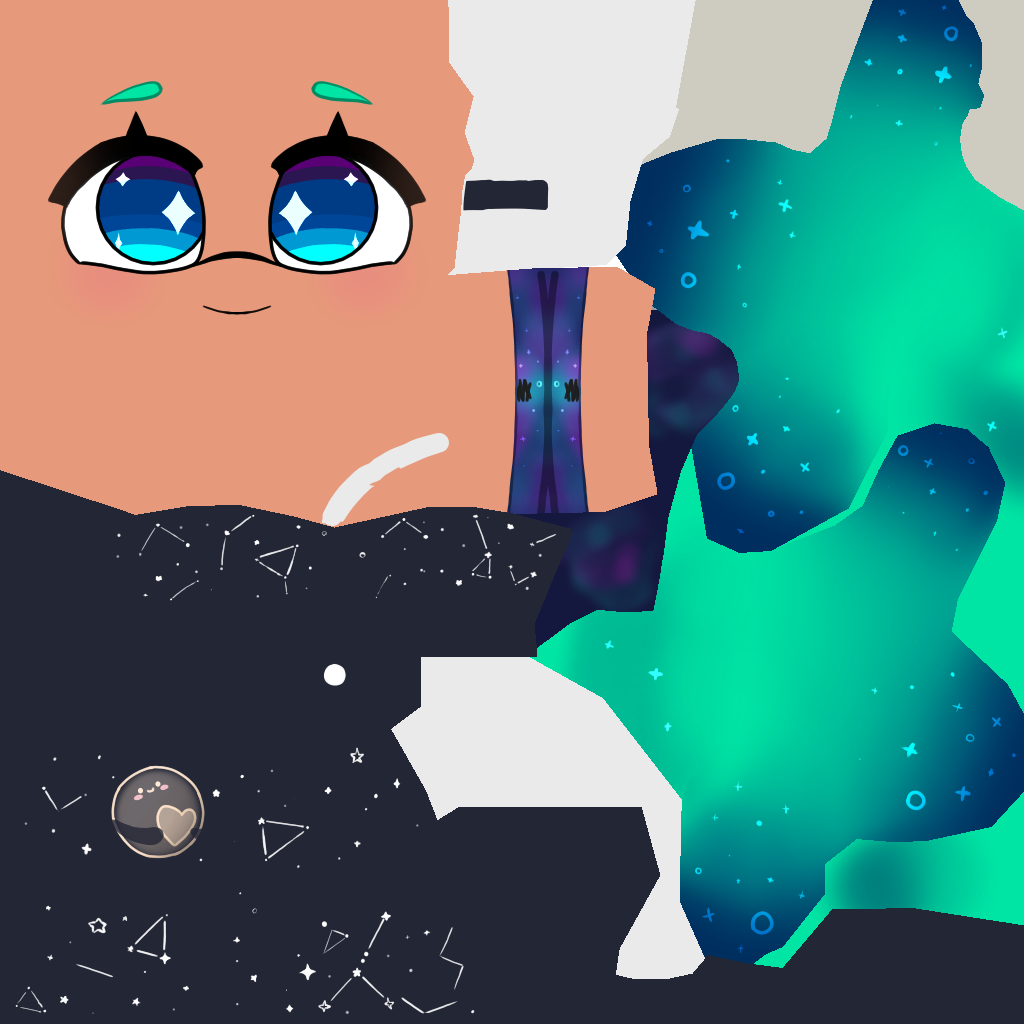
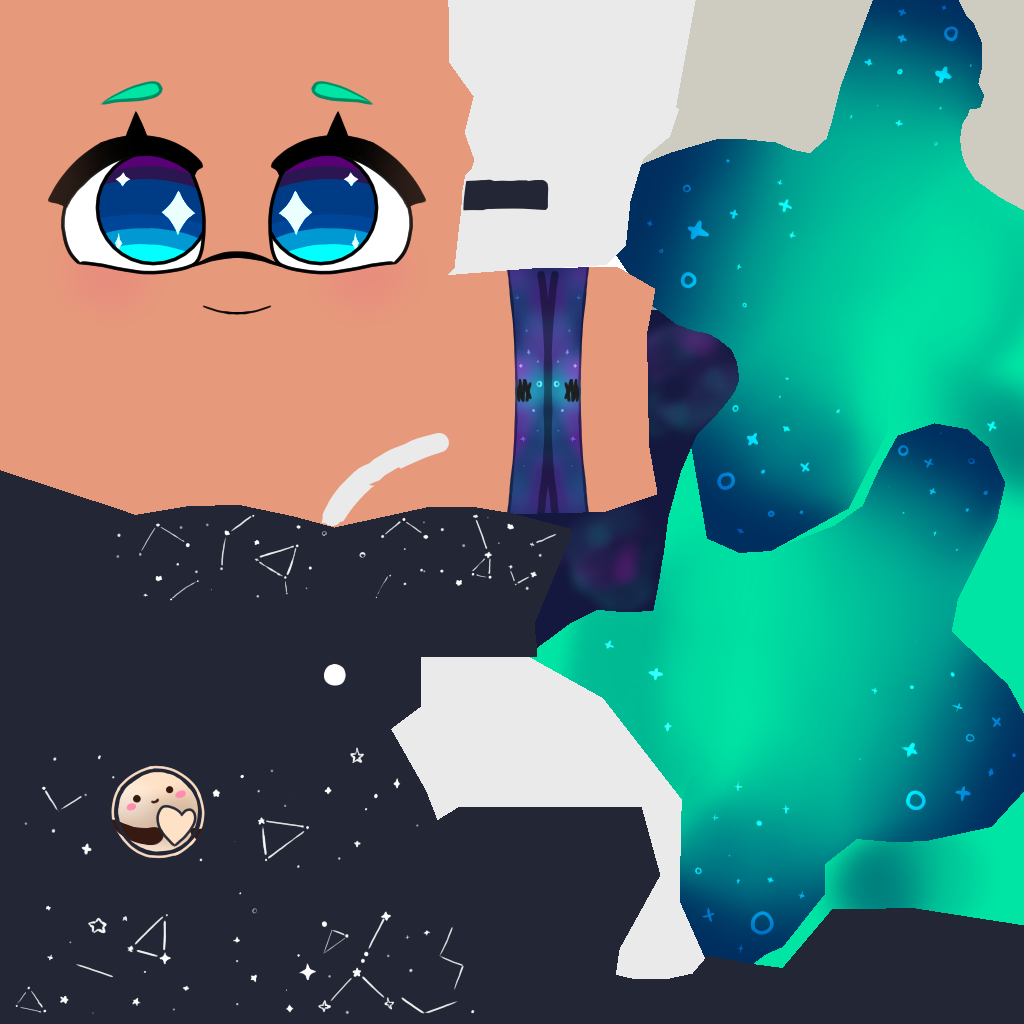
Before/after of a 1024px x 1024px layered artwork. What changed in the layer stack:
painted on "Paint Layer 20" (1st of 4, in "Group 19" › "Group 55") over [111, 766, 205, 860]
hid "Paint Layer 59" over [111, 766, 205, 860]
added layer "Paint Layer 60" (1st of 2, in "Group 19" › "Group 48") in group "Group 48" over [128, 768, 192, 832]
painted on "Paint Layer 60" (2nd of 2, in "Group 19" › "Group 48") over [111, 768, 192, 832]
"Paint Layer 57": blend normal → erase, painted on it over [111, 768, 192, 832]
"Paint Layer 50": opacity 80% → 100%, blend erase → normal, painted on it over [111, 768, 205, 860]
added layer "Paint Layer 20" (2nd of 4, in "Group 19" › "Group 48") (erase) in group "Group 48" over [111, 788, 205, 852]
"Paint Layer 52": opacity 35% → 100%, painted on it over [111, 766, 205, 860]
added layer "Paint Layer 63" in group "Group 54" over [111, 766, 205, 860]
"Paint Layer 53": opacity 49% → 100%, painted on it over [111, 766, 205, 860]
painted on "Paint Layer 20" (3rd of 4, in "Group 19" › "Group 48") over [111, 766, 205, 860]
painted on "Paint Layer 1" over [111, 766, 205, 860]
painted on "Paint Layer 46" over [997, 327, 1008, 339]
painted on "Paint Layer 41" over [997, 327, 1008, 339]
painted on "Paint Layer 6" over [111, 327, 1008, 860]
